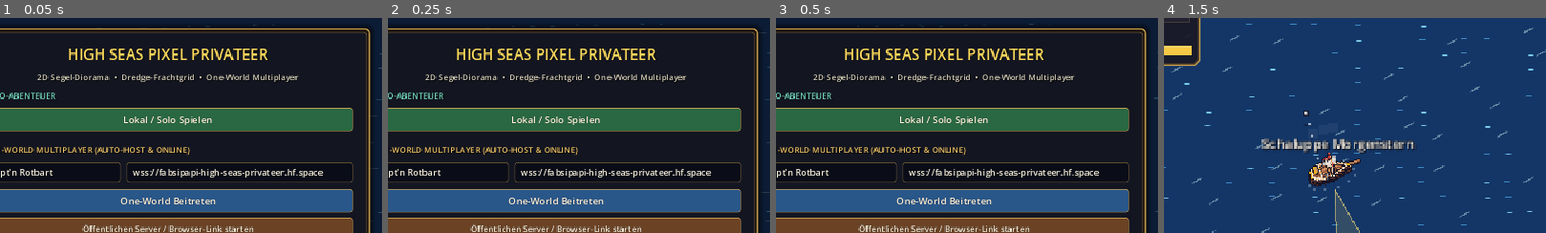
Above: before the commit, frames 1-4 (left to right).
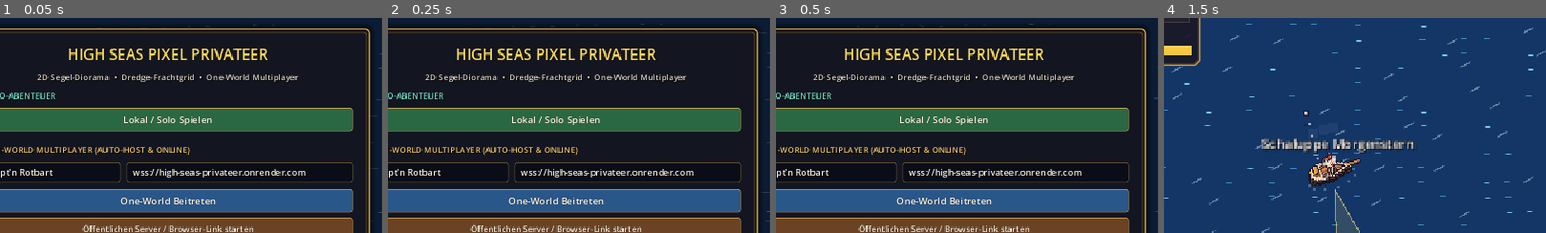
Above: after the commit, the same moments.

Repository: gandidast/high-seas-privateer
Game: Godot game, scene res://main.tscn
Same seed, same stepped clock (60 frames per second), same inputs: the game is played once before the commit and once after it.
Inputs (mouse positions are % of the whole screen's width and height, from its top left):
- Up to frame 1 (0.05 s): no input
- Up to frame 2 (0.25 s): no input
- Up to frame 3 (0.5 s): no input
- Up to frame 4 (1.5 s): click "Lokal / Solo Spielen" at 0.5 s; tap Enter at 1.25 s; move the mouse to (72, 45) at 1.27 s; hold D (steer_right) from 1.28 s (still down); hold Q (fire_port) from 1.28 s (still down); click (72, 45) at 1.42 s
The pictures show only the part of the screen within x 28-78%, y 13-63%; the shares and areas given below are measured in that part.

The runs differ from the first frame. In frame 1, 0.8% of the frame differs, in the area x 41-85%, y 70-75%; in frame 2, 0.8%; in frame 3, 0.8%; in frame 4, nothing differs.

Commit message:
Keep Render WSS as live default while retaining HF Docker Space readiness and smooth client sync

Diff:
--- a/net/server_config.gd
+++ b/net/server_config.gd
@@ -1,14 +1,14 @@
 class_name ServerConfig
 extends RefCounted
 ## Central server & player profile configuration for High Seas Pixel Privateer.
-## Supports Hugging Face Spaces (wss://*.hf.space), Oracle Cloud, local localhost fallback,
+## Supports Render.com (wss://), Hugging Face Docker Spaces, Oracle Cloud, local localhost fallback,
 ## HTML5 URL query parameters (?server=wss://...), and persistent captain profile.
 
-const DEFAULT_SERVER_URL := "wss://fabsipapi-high-seas-privateer.hf.space"
+const DEFAULT_SERVER_URL := "wss://high-seas-privateer.onrender.com"
 const LOCAL_SERVER_URL := "ws://localhost:8080"
 const PROFILE_PATH := "user://player_profile.cfg"
 const DEPRECATED_DEFAULT_URLS := [
-	"wss://high-seas-privateer.onrender.com",
+	"wss://fabsipapi-high-seas-privateer.hf.space",
 	"wss://DEINE-ORACLE-IP.sslip.io"
 ]
 
Not shown, changed: deploy/docker-entrypoint.sh
